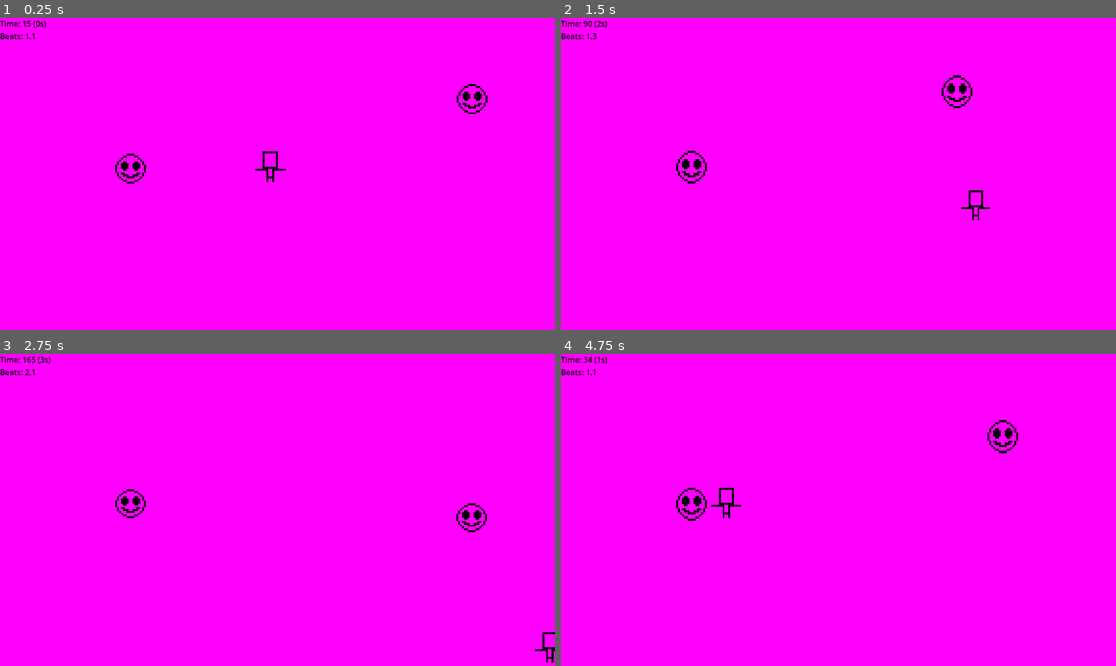
Above: before the commit, frames 1-4 (two rows, left to right).
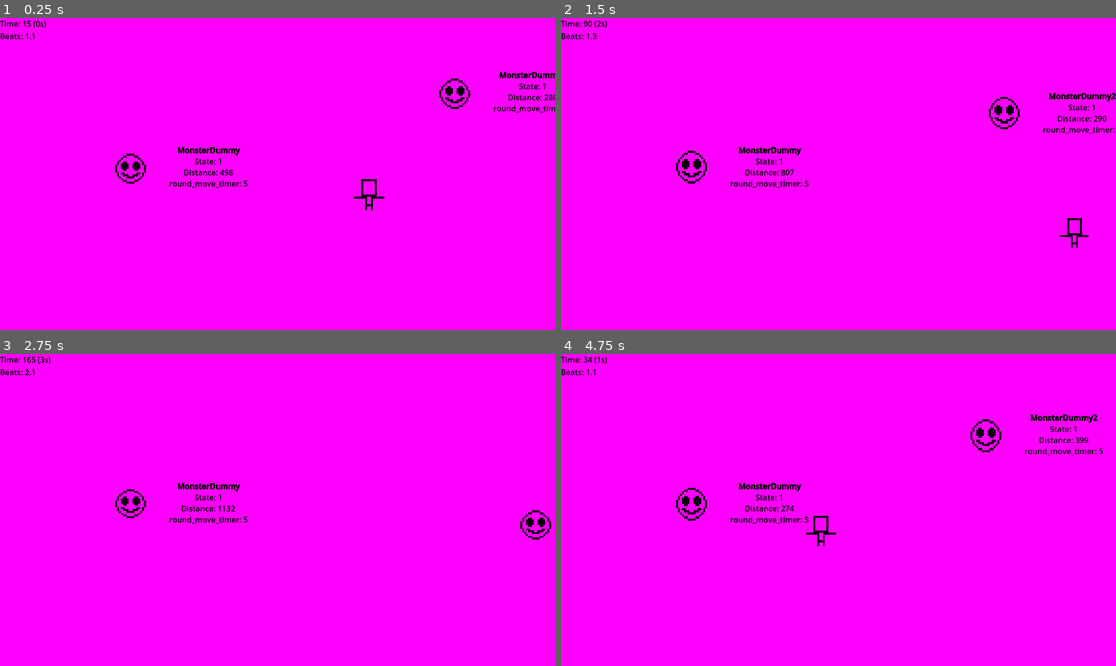
Above: after the commit, the same moments.

Repository: slost/1bj-hero-core
Game: Godot game, scene res://Scenes/Game/game.tscn
Same seed, same stepped clock (60 frames per second), same inputs: the game is played once before the commit and once after it.
Inputs:
- Up to frame 1 (0.25 s): no input
- Up to frame 2 (1.5 s): hold Right (move_right) 0.53-1.28 s; hold Down (move_down) from 1.28 s (still down)
- Up to frame 3 (2.75 s): release Down (move_down) at 2.03 s; hold Right (move_right) from 2.03 s (still down)
- Up to frame 4 (4.75 s): release Right (move_right) at 2.78 s; hold Up (move_up) 2.78-3.53 s; hold Left (move_left) from 3.53 s (still down); tap F1 (debug_restart) at 4.15 s

The runs differ from the first frame. In frame 1, 1.5% of the frame differs, in the area x 30-100%, y 17-62%; in frame 2, 1.7%, in the area x 30-100%, y 18-74%; in frame 3, 1.0%; in frame 4, 1.6%.

Commit message:
Improve Monster & Add Monster.Debugger

Diff:
--- a/Assets/theme.tres
+++ b/Assets/theme.tres
@@ -2,3 +2,4 @@
 
 [resource]
 Label/colors/font_color = Color(0, 0, 0, 1)
+RichTextLabel/colors/default_color = Color(0, 0, 0, 1)
--- a/Scenes/Character/mondster_dummy.gd
+++ /dev/null
@@ -1,92 +0,0 @@
-extends CharacterBody2D
-class_name MonsterDummy
-
-@onready var player = $"..".get_node("Player")
-
-enum MONSTER_STATE {
-	IDLE,
-	CHASE,
-	ATTACK
-}
-
-enum MOVE_TYPE {
-	NONE,
-	DIRECT,
-	ROUNDED, # เดินแบบวงกลมล้อมผู้เล่น
-	ROUNDED_TO_PLYER, # เดินแบบวงกลมล้อมผู้เล่นก่อน จากนั้น จะค่อย ๆ ขยับเข้าไปใกล้ ๆ ผู้เล่นแบบวงกลม
-	ROUNDED_CLOSE_PLYER  # ค่อย ๆ ขยับเข้าไปใกล้ ๆ ผู้เล่นแบบวงกลม
-}
-
-@export var move_behavior:MOVE_TYPE = MOVE_TYPE.NONE
-
-@export var speed = 200
-
-@export var radius = 200
-
-var _angle = 0
-var _radius = 0
-var current_state
-
-# ใช้จับเวลา ว่า กำลังวิ่งอยู่ในระยะวงกลมเป็นเวลา 5 วิหรือไม่
-var round_move_timer_init = 5
-var round_move_timer = 0
-# ค่าความคลาดเคลื่อนที่ยอมรับได้ (สำหรับการเช็คว่าวิ่งอยู่ในระยะวงกลม)
-var error_distance = 5
-# อัตราการเดินเข้าใกล้ผู้เล่น (สำหรับการเช็คเดินเข้าใกล้แบบวงกลม)
-var rate_close_player = 10
-
-func _ready():
-	current_state = MONSTER_STATE.IDLE
-	_radius = radius
-	round_move_timer = round_move_timer_init
-
-func _process(_delta) -> void:
-	match current_state:
-		MONSTER_STATE.IDLE:
-			match move_behavior:
-				MOVE_TYPE.DIRECT:
-					var direction = (player.global_position - global_position).normalized()
-					velocity = direction * speed
-				MOVE_TYPE.ROUNDED, MOVE_TYPE.ROUNDED_TO_PLYER, MOVE_TYPE.ROUNDED_CLOSE_PLYER:
-					# ทำให้เดินเข้าไปใกล้ ๆ ผู้เล่น สำหรับ ROUNDED_CLOSE_PLYER
-					if move_behavior == MOVE_TYPE.ROUNDED_CLOSE_PLYER:
-						if _radius > 0:
-							_radius = max(_radius - _delta * rate_close_player, 0)
-					else:
-						_radius = radius
-
-					_angle += _delta
-					#var offset = player.global_position - Vector2(sin(_angle), cos(_angle)) * _radius
-					# With the following lines
-					var offset_x = cos(_angle) * _radius
-					var offset_y = sin(_angle) * _radius
-					var offset = player.global_position - Vector2(offset_x, offset_y)
-
-					var direction = (offset - global_position).normalized()
-					var distance_offset = global_position.distance_to(offset)
-					print_debug("distance_offset ", distance_offset)
-					#velocity = direction * speed
-					velocity = direction * speed
-
-					# เช็คว่าเดินเป็นวงกลมแล้วยัง แล้วจะอัเดตสถานะการเดินเป็นเดินเข้าใกล้
-					if move_behavior == MOVE_TYPE.ROUNDED_TO_PLYER:
-						if round_move_timer > 0:
-							var distance = global_position.distance_to(player.global_position)
-							if distance >= ( radius - error_distance ) && distance <= ( radius + error_distance ):
-								round_move_timer -= _delta
-							else:
-								round_move_timer = round_move_timer_init
-							print_debug(distance)
-						else:
-							move_behavior = MOVE_TYPE.ROUNDED_CLOSE_PLYER
-
-						print_debug(round_move_timer)
-					# เช็คว่าผู้เล่นเดินหนีออกจากระยะ ให้กลับไปสถานะเดินวงกลมล้อมใหม่
-					if move_behavior == MOVE_TYPE.ROUNDED_CLOSE_PLYER:
-						var distance = global_position.distance_to(player.global_position)
-						if distance >= ( radius + error_distance ):
-							# ผู้เล่นวิ่งหนีไปไกลแล้ว รีเซ็ตสถานะ + ตัวแปร
-							move_behavior = MOVE_TYPE.ROUNDED_TO_PLYER
-							round_move_timer = round_move_timer_init
-
-			move_and_slide()
--- /dev/null
+++ b/Scenes/Character/monster.gd
@@ -0,0 +1,108 @@
+extends CharacterBody2D
+class_name Monster
+
+@export var move_behavior:MOVE_TYPE = MOVE_TYPE.NONE
+@export var debugger : Node
+@export var speed = 200
+@export var radius = 200
+
+@onready var player = $"..".get_node("Player")
+
+enum STATE {
+	IDLE,
+	CHASE,
+	ATTACK
+}
+
+enum MOVE_TYPE {
+	NONE,
+	DIRECT,
+	ROUNDED, # เดินแบบวงกลมล้อมผู้เล่น
+	ROUNDED_TO_PLYER, # เดินแบบวงกลมล้อมผู้เล่นก่อน จากนั้นจะค่อย ๆ ขยับเข้าใกล้ผู้เล่นแบบวงกลม
+	ROUNDED_CLOSE_PLYER  # ค่อย ๆ ขยับเข้าใกล้ผู้เล่นแบบวงกลม
+}
+
+var delta : float
+var angle = 0
+var current_state : int
+var distance : float
+var distance_offset : float
+var offset : Vector2
+
+# ใช้จับเวลาว่ากำลังวิ่งอยู่ในระยะวงกลมเป็นเวลาที่กำหนดหรือหรือไม่
+var round_move_timer_init = 5
+var round_move_timer = round_move_timer_init
+
+var error_distance = 5 # ค่าความคลาดเคลื่อนที่ยอมรับได้ (สำหรับการเช็คว่าวิ่งอยู่ในระยะวงกลม)
+var rate_close_player = 10 # อัตราการเดินเข้าใกล้ผู้เล่น (สำหรับการเช็คเดินเข้าใกล้แบบวงกลม)
+
+
+func _ready():
+	current_state = STATE.CHASE
+
+
+func _process(_delta) -> void:
+	delta = _delta
+	distance = global_transform.origin.distance_to(player.global_transform.origin)
+	var offset_x = cos(angle) * radius
+	var offset_y = sin(angle) * radius
+	offset = player.global_position - Vector2(offset_x, offset_y)
+	distance_offset = global_position.distance_to(offset)
+	process_state()
+	update_debugger_text()
+	move_and_slide()
+
+
+func process_state():
+	match current_state:
+		STATE.IDLE:
+			pass
+		STATE.CHASE:
+			match move_behavior:
+				MOVE_TYPE.DIRECT:
+					var direction = (player.global_position - global_position).normalized()
+					velocity = direction * speed
+				MOVE_TYPE.ROUNDED, MOVE_TYPE.ROUNDED_TO_PLYER, MOVE_TYPE.ROUNDED_CLOSE_PLYER:
+					move_round()
+
+
+func move_round():
+	# ทำให้เดินเข้าไปใกล้ ๆ ผู้เล่น สำหรับ ROUNDED_CLOSE_PLYER
+	if move_behavior == MOVE_TYPE.ROUNDED_CLOSE_PLYER:
+		if radius > 0:
+			radius = max(radius - delta * rate_close_player, 0)
+	else:
+		radius = radius
+
+	angle += delta
+	# var offset = player.global_position - Vector2(sin(angle), cos(angle)) * radius
+	# With the following lines
+	var direction = (offset - global_position).normalized()
+	#velocity = direction * speed
+	velocity = direction * speed
+
+	# เช็คว่าเดินเป็นวงกลมแล้วยัง แล้วจะอัเดตสถานะการเดินเป็นเดินเข้าใกล้
+	if move_behavior == MOVE_TYPE.ROUNDED_TO_PLYER:
+		if round_move_timer > 0:
+			if distance >= ( radius - error_distance ) && distance <= ( radius + error_distance ):
+				round_move_timer -= delta
+			else:
+				round_move_timer = round_move_timer_init
+		else:
+			move_behavior = MOVE_TYPE.ROUNDED_CLOSE_PLYER
+
+	# เช็คว่าผู้เล่นเดินหนีออกจากระยะ ให้กลับไปสถานะเดินวงกลมล้อมใหม่
+	if move_behavior == MOVE_TYPE.ROUNDED_CLOSE_PLYER:
+		if distance >= ( radius + error_distance ):
+			# ผู้เล่นวิ่งหนีไปไกลแล้ว รีเซ็ตสถานะ + ตัวแปร
+			move_behavior = MOVE_TYPE.ROUNDED_TO_PLYER
+			round_move_timer = round_move_timer_init
+
+
+func update_debugger_text() -> void:
+	debugger.clear()
+	debugger.append_text("[center]")
+	debugger.append_text("[b]%s[/b]" % name)
+	debugger.append_text("\nState: " + str(current_state))
+	debugger.append_text("\nDistance: " + str(round(distance)))
+	debugger.append_text("\nround_move_timer: " + str(round(round_move_timer)))
--- a/Scenes/Character/monster_dummy.tscn
+++ b/Scenes/Character/monster.tscn
@@ -1,9 +1,10 @@
-[gd_scene load_steps=9 format=3 uid="uid://caox48g08q8j4"]
+[gd_scene load_steps=10 format=3 uid="uid://caox48g08q8j4"]
 
-[ext_resource type="Script" path="res://Scenes/Character/mondster_dummy.gd" id="1_6ga88"]
-[ext_resource type="Texture2D" uid="uid://uadk8k2nefm7" path="res://Assets/Sprites/dummy_enemy.png" id="1_81bdr"]
-[ext_resource type="Script" path="res://Scenes/Character/stats.gd" id="2_3wif6"]
-[ext_resource type="Shader" path="res://Shaders/bush_effect.gdshader" id="4_af0j2"]
+[ext_resource type="Script" path="res://Scenes/Character/monster.gd" id="1_pmis6"]
+[ext_resource type="Script" path="res://Scenes/Character/stats.gd" id="2_747x5"]
+[ext_resource type="Shader" path="res://Shaders/bush_effect.gdshader" id="3_j62s3"]
+[ext_resource type="Texture2D" uid="uid://uadk8k2nefm7" path="res://Assets/Sprites/dummy_enemy.png" id="4_yf73r"]
+[ext_resource type="Theme" uid="uid://biqe21c3m8tyk" path="res://Assets/theme.tres" id="5_klssb"]
 
 [sub_resource type="CircleShape2D" id="CircleShape2D_ta6hd"]
 radius = 8.0
@@ -41,21 +42,39 @@
 shader_parameter/sway_x_amplitude = 0.1
 
 [sub_resource type="ShaderMaterial" id="ShaderMaterial_8ppyf"]
-shader = ExtResource("4_af0j2")
+shader = ExtResource("3_j62s3")
 shader_parameter/amplitude = 0.826
 shader_parameter/frequency = 8.0
 shader_parameter/speed = 1.665
 shader_parameter/enable_sway_x = false
 shader_parameter/sway_x_amplitude = 0.1
 
-[node name="MonsterDummy" type="CharacterBody2D"]
-script = ExtResource("1_6ga88")
+[node name="Monster" type="CharacterBody2D" node_paths=PackedStringArray("debugger")]
+script = ExtResource("1_pmis6")
+debugger = NodePath("Debugger")
+
+[node name="Debugger" type="RichTextLabel" parent="."]
+offset_left = -5.0
+offset_top = -12.0
+offset_right = 359.0
+offset_bottom = 204.0
+scale = Vector2(0.25, 0.25)
+theme = ExtResource("5_klssb")
+bbcode_enabled = true
+text = "[center]line 1
+line 2
+line 3
+line 4
+line 5
+line 6
+[/center]"
+scroll_active = false
 
 [node name="CollisionShape2D" type="CollisionShape2D" parent="."]
 shape = SubResource("CircleShape2D_ta6hd")
 
 [node name="Stats" type="Node2D" parent="."]
-script = ExtResource("2_3wif6")
+script = ExtResource("2_747x5")
 
 [node name="ColorRect" type="ColorRect" parent="."]
 visible = false
--- a/Scenes/Game/debug_tool.gd
+++ b/Scenes/Game/debug_tool.gd
@@ -1,4 +1,4 @@
 extends Node
-func _input(event):
+func _input(_event):
 	if Input.is_action_pressed("debug_restart"):
 		get_tree().reload_current_scene()
--- a/Scenes/Game/map.tscn
+++ b/Scenes/Game/map.tscn
@@ -2,7 +2,7 @@
 
 [ext_resource type="Shader" path="res://Shaders/palette.gdshader" id="1_qg2ia"]
 [ext_resource type="PackedScene" uid="uid://ckkkvld6onpug" path="res://Scenes/Character/player.tscn" id="2_ljpgr"]
-[ext_resource type="PackedScene" uid="uid://caox48g08q8j4" path="res://Scenes/Character/monster_dummy.tscn" id="3_qrfdy"]
+[ext_resource type="PackedScene" uid="uid://caox48g08q8j4" path="res://Scenes/Character/monster.tscn" id="3_qrfdy"]
 
 [sub_resource type="ShaderMaterial" id="ShaderMaterial_js8ha"]
 shader = ExtResource("1_qg2ia")
@@ -18,15 +18,15 @@
 offset_right = 1155.0
 offset_bottom = 645.0
 
-[node name="Player" parent="." instance=ExtResource("2_ljpgr")]
-editor_description = "ผู้เล่นไง"
-position = Vector2(561, 309)
-
 [node name="MonsterDummy" parent="." instance=ExtResource("3_qrfdy")]
 position = Vector2(271, 311)
 scale = Vector2(4, 4)
 
 [node name="MonsterDummy2" parent="." instance=ExtResource("3_qrfdy")]
-position = Vector2(1029, 157)
+position = Vector2(989, 133)
 scale = Vector2(4, 4)
 move_behavior = 3
+
+[node name="Player" parent="." instance=ExtResource("2_ljpgr")]
+editor_description = "ผู้เล่นไง"
+position = Vector2(766, 367)
Not shown: 1 places in Scenes/Character/monster.tscn that only renumber resources
